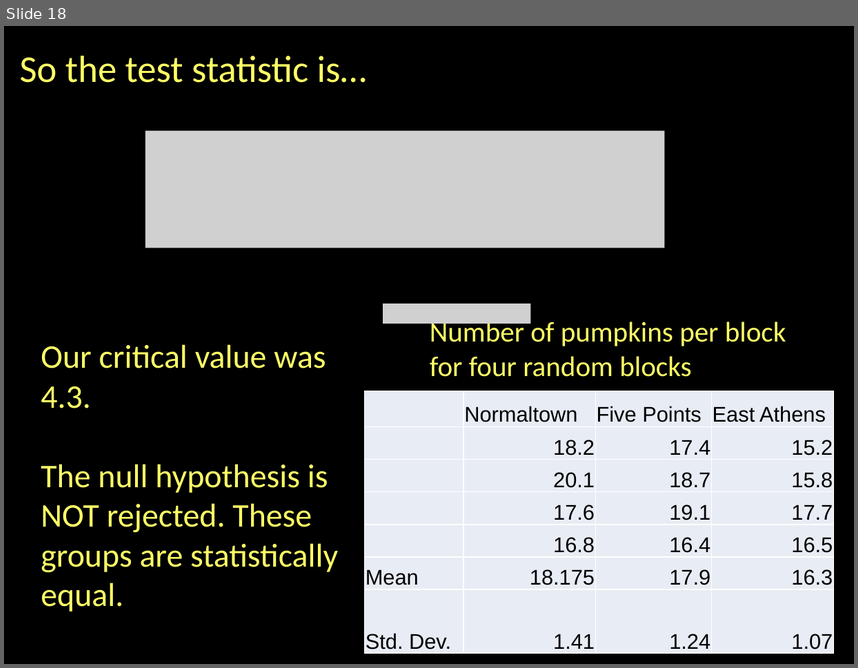
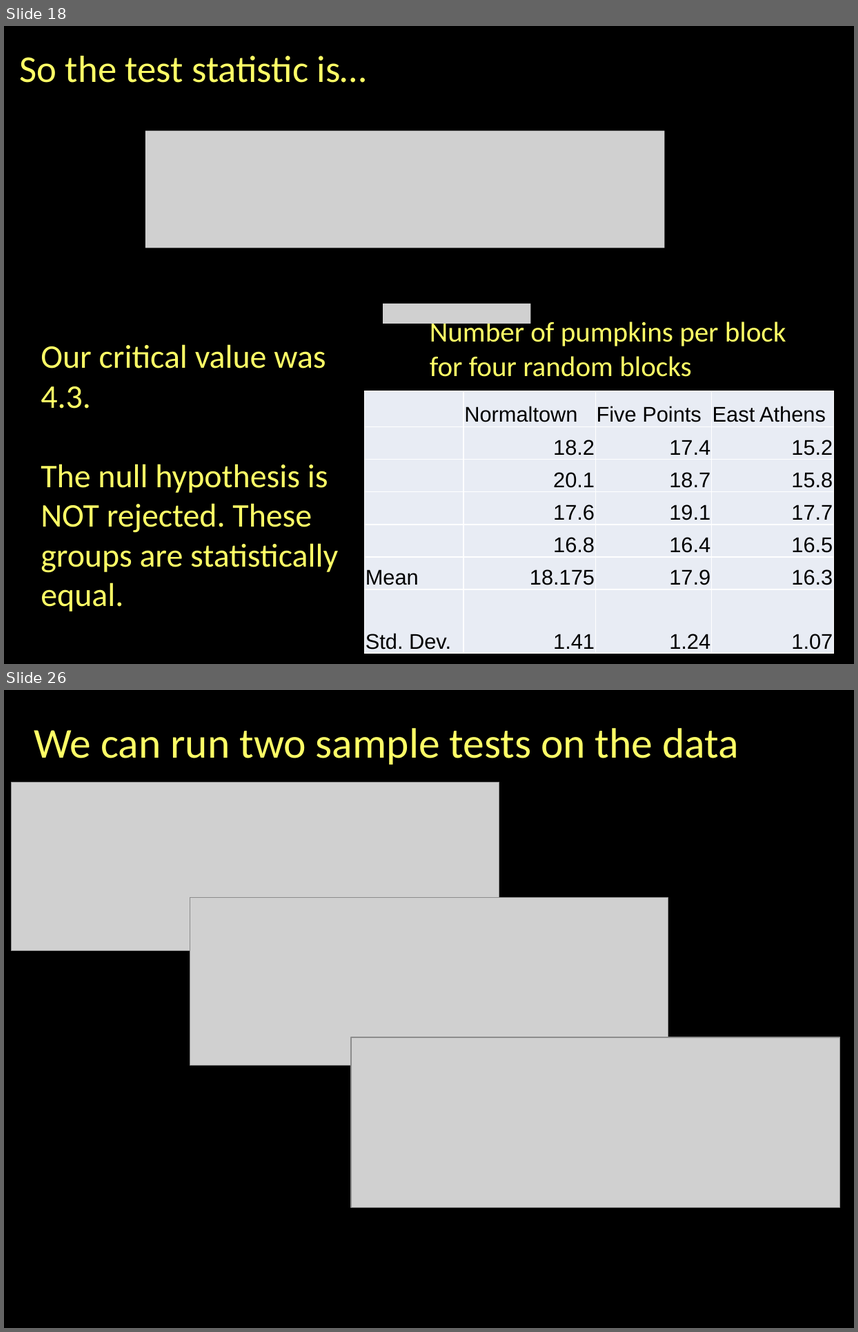
Before and after one commit to jshannon75/geog4300, a slide deck: slides/geog4300_f19_L12-1 ANOVA.pptx. Shown one above the other, each under a label of ours: slide 18 before the commit, slides 18 and 26 after it; the slides between them are not shown. The pictures are 858x668 and 858x1332 pixels, drawn with LibreOffice and Linux fonts; fonts in the diff are those of the drawing; grey boxes stand for pictures. Boxes give left, top, right and bottom in pixels: in the first picture for what was removed or moved away, otherwise in the second. Text is boxed around its words. In the diff, an @@ line names an element or a change of style, - is before the commit and + after.

```diff
--- a/slides/geog4300_f19_L12-1 ANOVA.pptx
+++ b/slides/geog4300_f19_L12-1 ANOVA.pptx
@@ slide 26 added at (4, 690, 854, 1328), background #000000 @@
@@ text added at (34, 728, 739, 765), 36 pt, text #FFFF66 @@
+We can run two sample tests on the data
@@ picture added at (11, 782, 499, 950) @@
@@ picture added at (190, 898, 668, 1065) @@
@@ picture added at (351, 1037, 840, 1207) @@
```
Also in this commit, not shown: 1 slide changed, 16 other slides added, 6 other files.
